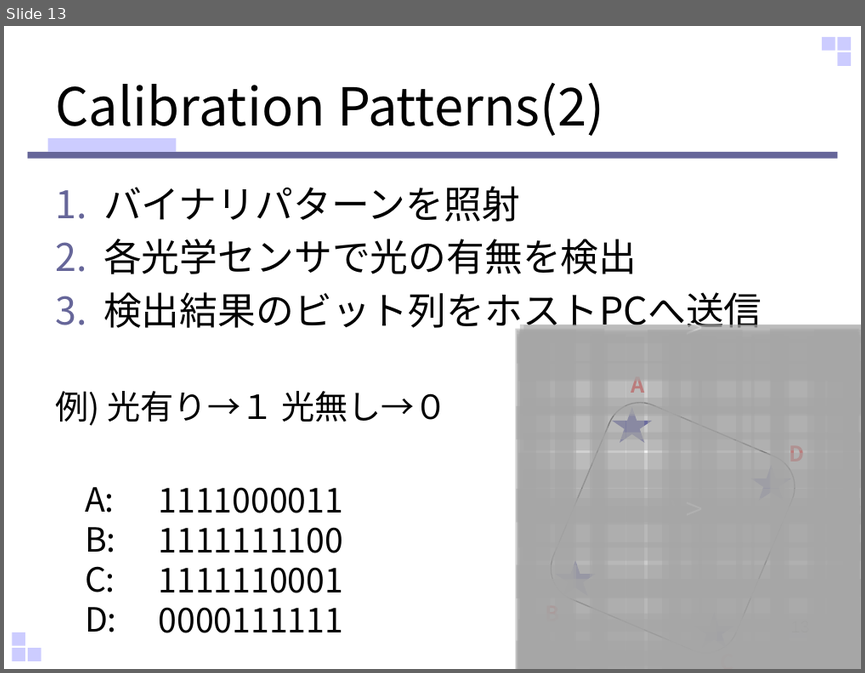
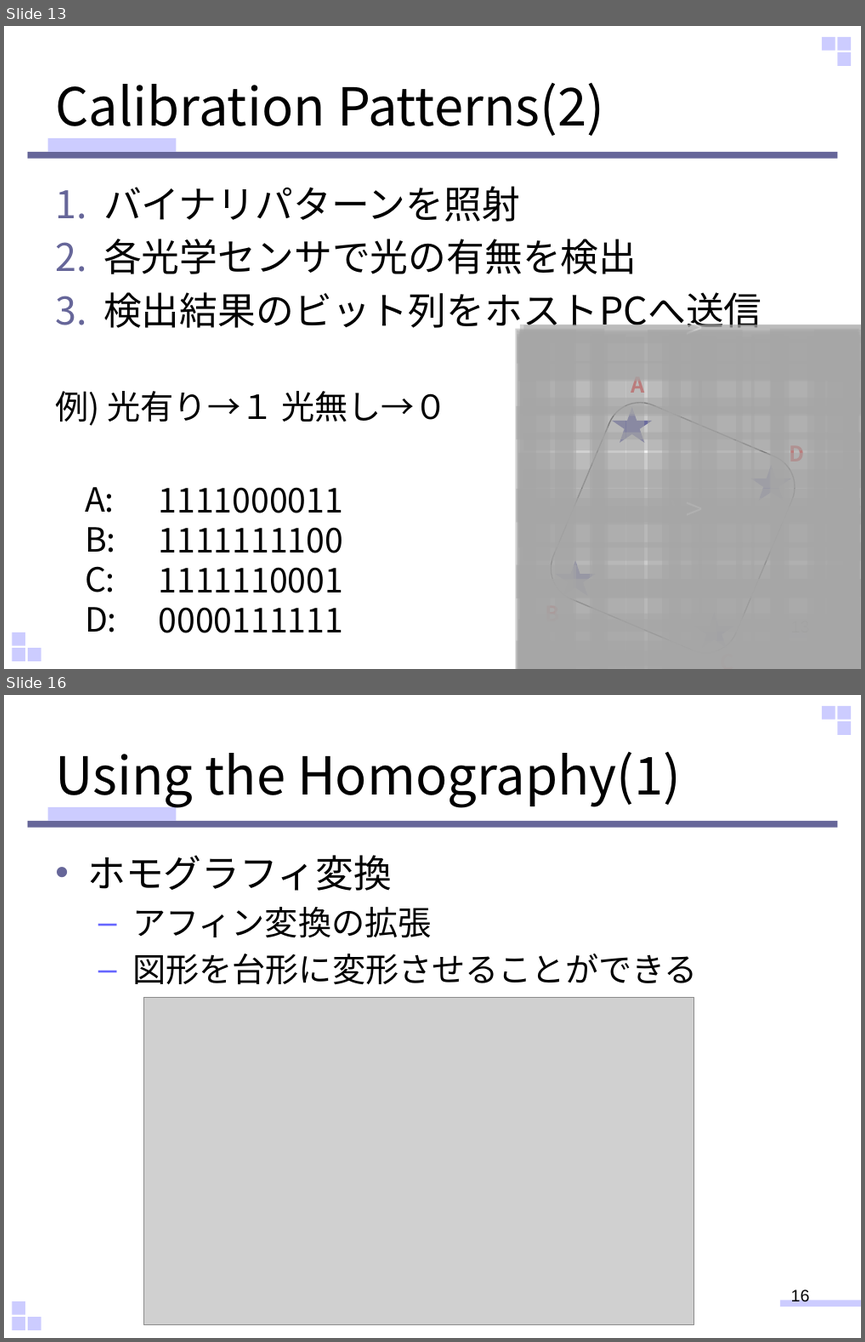
Before and after one commit to sho-hama/Human_Interface, a slide deck: HI_hamana.pptx. Shown one above the other, each under a label of ours: slide 13 before the commit, slides 13 and 16 after it; the slides between them are not shown. The pictures are 865x673 and 865x1342 pixels, drawn with LibreOffice and Linux fonts; fonts in the diff are those of the drawing; grey boxes stand for pictures. Boxes give left, top, right and bottom in pixels: in the first picture for what was removed or moved away, otherwise in the second. Text is boxed around its words. In the diff, an @@ line names an element or a change of style, - is before the commit and + after.

```diff
--- a/HI_hamana.pptx
+++ b/HI_hamana.pptx
@@ slide 16 added at (x1=4, y1=695, x2=861, y2=1338), background #FFFFFF; not listed: 9 template elements that a slide beside it also shows @@
@@ title added at (x1=55, y1=752, x2=681, y2=808), 44 pt, text #000000 @@
+Using the Homography(1)
@@ text added at (x1=87, y1=855, x2=698, y2=984), 28 pt, text #000000 @@
+• ホモグラフィ変換
+  – アフィン変換の拡張
+  – 図形を台形に変形させることができる
@@ picture added at (x1=143, y1=998, x2=692, y2=1326) @@
@@ page number added at (x1=791, y1=1287, x2=810, y2=1302), 14 pt, text #000000 @@
+16
```
Also in this commit, not shown: 3 slides changed, 7 other slides added.
